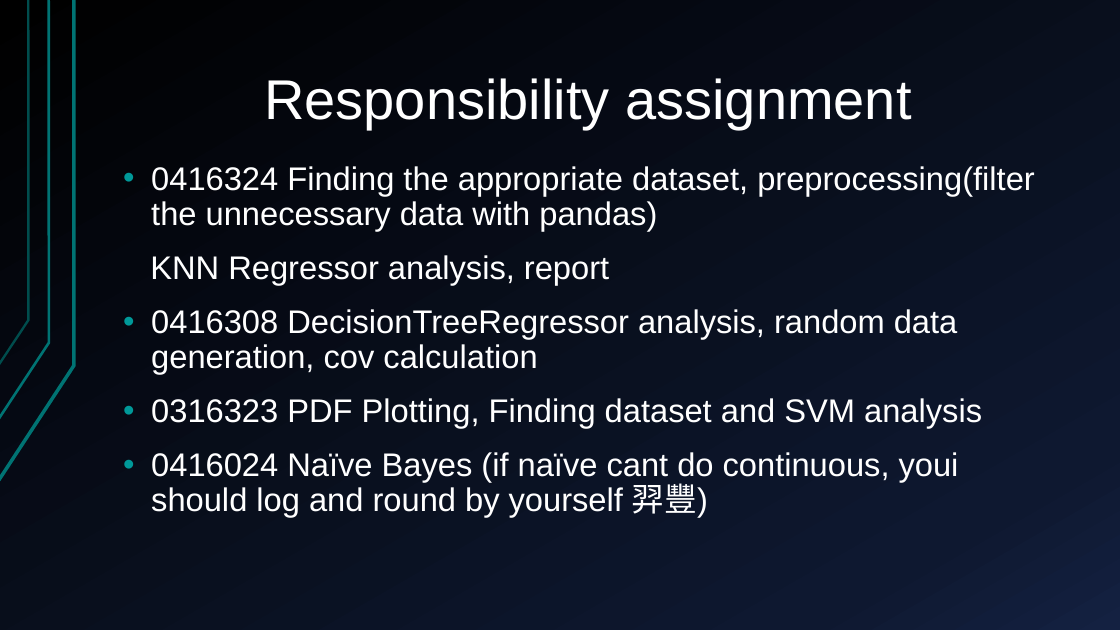
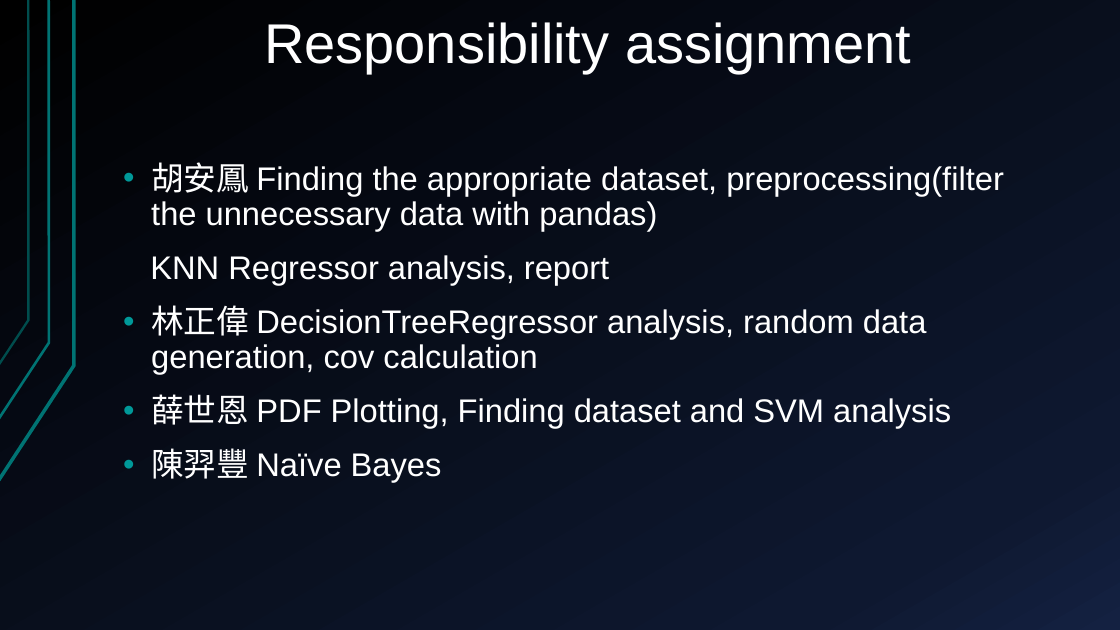
Before and after one commit to Alfons0329/Machine_Learning_Fall_2017, a slide deck: slide 2 of Final_proj/Presentation.pptx. Drawn at 1120x630 pixels with LibreOffice and Linux fonts; fonts in the diff are those of the drawing. Boxes give left, top, right and bottom in pixels: in the first picture for what was removed or moved away, otherwise in the second. Text is boxed around its words. In the diff, an @@ line names an element or a change of style, - is before the commit and + after.

```diff
--- a/Final_proj/Presentation.pptx
+++ b/Final_proj/Presentation.pptx
@@ title "Responsibility assignment": place and size @@
-title "Responsibility assignment" at [264,78,911,129]
+title "Responsibility assignment" at [264,22,911,73]
@@ text at [151,162,1004,231]: text changed @@
-• 0416324 Finding the appropriate dataset, preprocessing(filter the unnecessary data with pandas)
+• 胡安鳳 Finding the appropriate dataset, preprocessing(filter the unnecessary data with pandas)
@@ text at [151,305,951,482]: text changed @@
-• 0416308 DecisionTreeRegressor analysis, random data generation, cov calculation
-• 0316323 PDF Plotting, Finding dataset and SVM analysis
-• 0416024 Naïve Bayes (if naïve cant do continuous, youi should log and round by yourself 羿豐)
+• 林正偉 DecisionTreeRegressor analysis, random data generation, cov calculation
+• 薛世恩 PDF Plotting, Finding dataset and SVM analysis
+• 陳羿豐 Naïve Bayes
```
Also in this commit, not shown: 9 other slides changed, 16 slides added, 3 slides removed, 5 other files.
